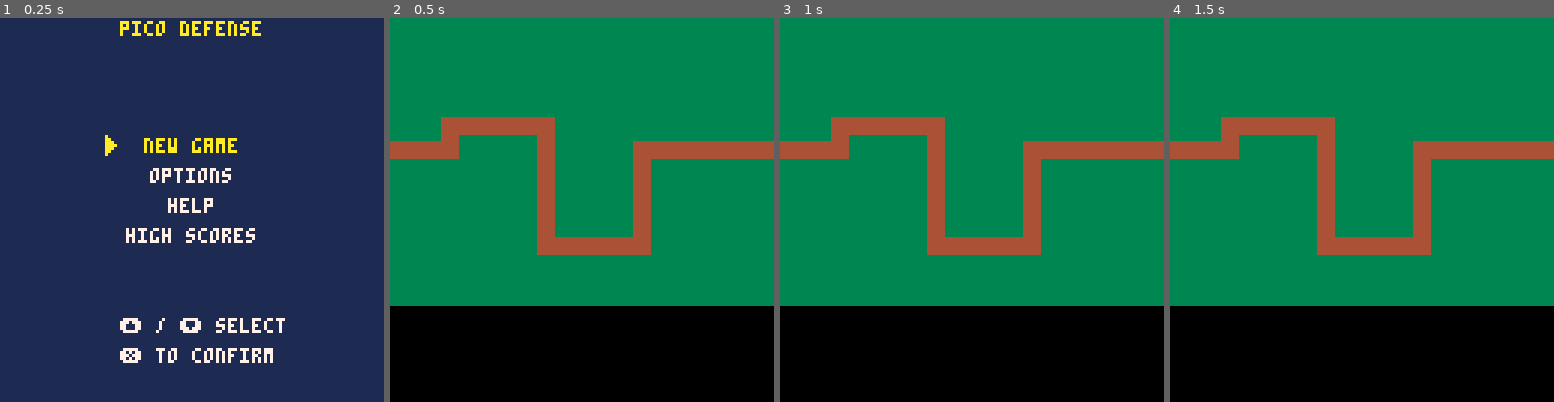
Above: before the commit, frames 1-4 (left to right).
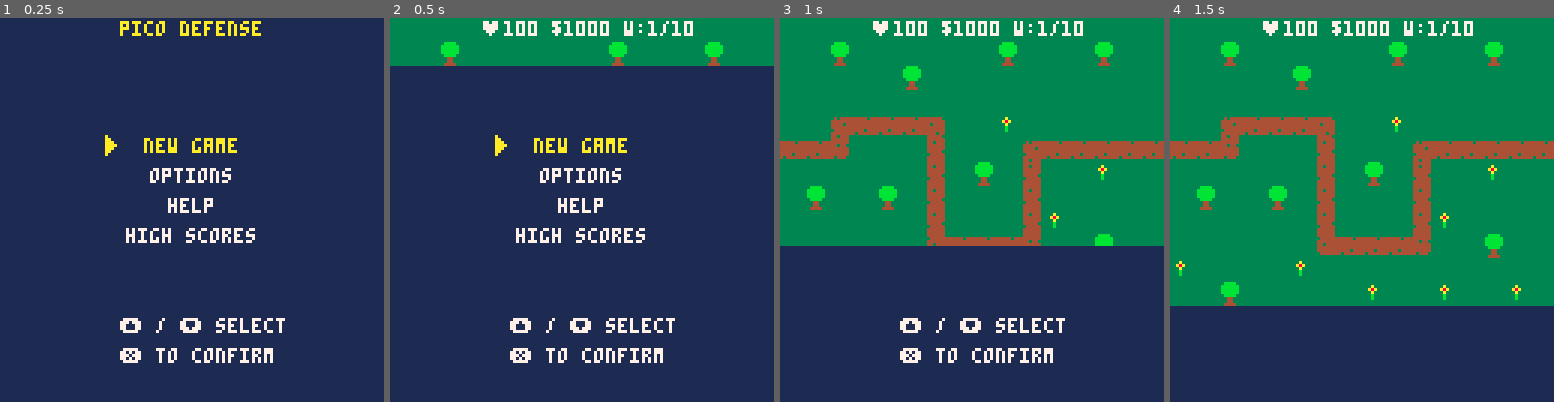
Above: after the commit, the same moments.

Repository: WideArchShark/picodefense
Game: PICO-8 cartridge pico_defense.p8
The game is run twice, just before and just after one commit, with the same random seed, the same clock (stepped at 60 frames per second) and the same inputs.
Inputs:
- Up to frame 1 (0.25 s): no input
- Up to frame 2 (0.5 s): tap X (X key) at 0.33 s
- Up to frame 3 (1 s): no input
- Up to frame 4 (1.5 s): tap X (X key) at 1.07 s

Frame 1 is identical in both runs. In frame 2, 89% of the frame differs, in the area x 0-100%, y 0-100%; in frame 3, 44%; in frame 4, 29%.

Commit message:
Added state transition

Diff:
--- a/pico_defense.p8
+++ b/pico_defense.p8
@@ -18,13 +18,6 @@
 
 function _draw()
 	cdraw()
-end
-
-function change_state(ninit,nupdate,ndraw)
-	cinit = ninit
-	cupdate = nupdate
-	cdraw = ndraw
-	cinit()
 end
 -->8
 -- main menu
@@ -49,15 +42,22 @@
 		tcol = 2
 	end
 
+	if (transitioning) then
+		return
+	end
+
 	if(btnp(⬇️)) then
+		sfx(0)
 		item_selected += 1
 	elseif(btnp(⬆️)) then
+		sfx(0)
 		item_selected -= 1
 	end
 
 	item_selected = mid(1, item_selected, #menu_items)
 
 	if(btnp(❎)) then
+		sfx(1)
 		if(item_selected == 1) then
 			change_state(init_game,update_game,draw_game)
 		end
@@ -65,7 +65,7 @@
 end
 
 function draw_menu()
-	cls(1)
+	tcls(1)
 	centre_text("pico defense",1,tcol)
 
 
@@ -94,8 +94,64 @@
 end
 
 function draw_game()
-	cls()
+	tcls(1)
 	map(0,0,0,0,16,12)
+	centre_text("♥100 $1000 w:1/10",1,7)
+end
+-->8
+-- transition state
+
+function transition_init()
+	transitioning = true
+	clipy = 0
+end
+
+function transition_update()
+	-- warning: make sure the update
+	-- states in the two states are
+	-- not running 'transition_states'
+	-- if 'transitioning == true'
+	aupdate()
+	nupdate()
+	clipy += 4
+	if (clipy > 128) end_transition()
+end
+
+function end_transition()
+		cinit = ninit
+		cupdate = nupdate
+		cdraw = ndraw
+		clip()
+		transitioning = false
+end
+
+function transition_draw()
+ cls()
+	ndraw()
+	clip(0, clipy, 128, 128)
+	adraw()
+end
+
+
+function change_state(ninit1, nupdate1, ndraw1)
+	ainit = cinit
+	aupdate = cupdate
+	adraw = cdraw
+
+	ninit = ninit1
+	nupdate = nupdate1
+	ndraw = ndraw1
+
+	cinit = transition_init
+	cupdate = transition_update
+	cdraw = transition_draw
+
+	cinit()
+	ninit()
+end
+
+function tcls(col)
+	rectfill(0, 0, 128, 128, col)
 end
 __gfx__
 00000000a00000000000000000000000000000000000000000000000000000000000000000000000000000000000000000000000000000000000000000000000
@@ -107,23 +163,34 @@
 00000000a00000000000000000000000000000000000000000000000000000000000000000000000000000000000000000000000000000000000000000000000
 00000000000000000000000000000000000000000000000000000000000000000000000000000000000000000000000000000000000000000000000000000000
 33333333333333333444444334444443344444433333333333333333000000000000000000000000000000000000000000000000000000000000000000000000
-33333333444444443444444334444444444444433444444444444443000000000000000000000000000000000000000000000000000000000000000000000000
-33333333444444443444444334444444444444433444444444444443000000000000000000000000000000000000000000000000000000000000000000000000
-33333333444444443444444334444444444444433444444444444443000000000000000000000000000000000000000000000000000000000000000000000000
-33333333444444443444444334444444444444433444444444444443000000000000000000000000000000000000000000000000000000000000000000000000
-33333333444444443444444334444444444444433444444444444443000000000000000000000000000000000000000000000000000000000000000000000000
-33333333444444443444444334444444444444433444444444444443000000000000000000000000000000000000000000000000000000000000000000000000
-33333333333333333444444333333333333333333444444334444443000000000000000000000000000000000000000000000000000000000000000000000000
+33333333444443443443444333444444444444433343444444444433000000000000000000000000000000000000000000000000000000000000000000000000
+33333333444444443444444334444444444344333444444444444443000000000000000000000000000000000000000000000000000000000000000000000000
+33333333444444443444444334434444444444433444434444344443000000000000000000000000000000000000000000000000000000000000000000000000
+33333333444444443444443334444444444444433444444444444443000000000000000000000000000000000000000000000000000000000000000000000000
+33333333444434443344444334444444444444433344444444444443000000000000000000000000000000000000000000000000000000000000000000000000
+33333333434444443444444333444444443444333444444444443443000000000000000000000000000000000000000000000000000000000000000000000000
+33333333333333333444444333333333333333333443444334444433000000000000000000000000000000000000000000000000000000000000000000000000
+33bbbb33333333330000000000000000000000000000000000000000000000000000000000000000000000000000000000000000000000000000000000000000
+3bbbbbb3333a33330000000000000000000000000000000000000000000000000000000000000000000000000000000000000000000000000000000000000000
+3bbbbbb333a8a3330000000000000000000000000000000000000000000000000000000000000000000000000000000000000000000000000000000000000000
+3bbbbbb3333a33330000000000000000000000000000000000000000000000000000000000000000000000000000000000000000000000000000000000000000
+33bbbb33333b33330000000000000000000000000000000000000000000000000000000000000000000000000000000000000000000000000000000000000000
+33344333333b33330000000000000000000000000000000000000000000000000000000000000000000000000000000000000000000000000000000000000000
+33344333333333330000000000000000000000000000000000000000000000000000000000000000000000000000000000000000000000000000000000000000
+33444433333333330000000000000000000000000000000000000000000000000000000000000000000000000000000000000000000000000000000000000000
 __map__
 1010101010101010101010101010101000000000000000000000000000000000000000000000000000000000000000000000000000000000000000000000000000000000000000000000000000000000000000000000000000000000000000000000000000000000000000000000000000000000000000000000000000000000
+1010201010101010102010101020101000000000000000000000000000000000000000000000000000000000000000000000000000000000000000000000000000000000000000000000000000000000000000000000000000000000000000000000000000000000000000000000000000000000000000000000000000000000
+1010101010201010101010101010101000000000000000000000000000000000000000000000000000000000000000000000000000000000000000000000000000000000000000000000000000000000000000000000000000000000000000000000000000000000000000000000000000000000000000000000000000000000
 1010101010101010101010101010101000000000000000000000000000000000000000000000000000000000000000000000000000000000000000000000000000000000000000000000000000000000000000000000000000000000000000000000000000000000000000000000000000000000000000000000000000000000
-1010101010101010101010101010101000000000000000000000000000000000000000000000000000000000000000000000000000000000000000000000000000000000000000000000000000000000000000000000000000000000000000000000000000000000000000000000000000000000000000000000000000000000
-1010101010101010101010101010101000000000000000000000000000000000000000000000000000000000000000000000000000000000000000000000000000000000000000000000000000000000000000000000000000000000000000000000000000000000000000000000000000000000000000000000000000000000
-1010151111111610101010101010101000000000000000000000000000000000000000000000000000000000000000000000000000000000000000000000000000000000000000000000000000000000000000000000000000000000000000000000000000000000000000000000000000000000000000000000000000000000
+1010151111111610102110101010101000000000000000000000000000000000000000000000000000000000000000000000000000000000000000000000000000000000000000000000000000000000000000000000000000000000000000000000000000000000000000000000000000000000000000000000000000000000
 1111141010101210101015111111111100000000000000000000000000000000000000000000000000000000000000000000000000000000000000000000000000000000000000000000000000000000000000000000000000000000000000000000000000000000000000000000000000000000000000000000000000000000
-1010101010101210101012101010101000000000000000000000000000000000000000000000000000000000000000000000000000000000000000000000000000000000000000000000000000000000000000000000000000000000000000000000000000000000000000000000000000000000000000000000000000000000
-1010101010101210101012101010101000000000000000000000000000000000000000000000000000000000000000000000000000000000000000000000000000000000000000000000000000000000000000000000000000000000000000000000000000000000000000000000000000000000000000000000000000000000
-1010101010101210101012101010101000000000000000000000000000000000000000000000000000000000000000000000000000000000000000000000000000000000000000000000000000000000000000000000000000000000000000000000000000000000000000000000000000000000000000000000000000000000
-1010101010101311111114101010101000000000000000000000000000000000000000000000000000000000000000000000000000000000000000000000000000000000000000000000000000000000000000000000000000000000000000000000000000000000000000000000000000000000000000000000000000000000
-1010101010101010101010101010101000000000000000000000000000000000000000000000000000000000000000000000000000000000000000000000000000000000000000000000000000000000000000000000000000000000000000000000000000000000000000000000000000000000000000000000000000000000
-1010101010101010101010101010101000000000000000000000000000000000000000000000000000000000000000000000000000000000000000000000000000000000000000000000000000000000000000000000000000000000000000000000000000000000000000000000000000000000000000000000000000000000
+1010101010101210201012101021101000000000000000000000000000000000000000000000000000000000000000000000000000000000000000000000000000000000000000000000000000000000000000000000000000000000000000000000000000000000000000000000000000000000000000000000000000000000
+1020101020101210101012101010101000000000000000000000000000000000000000000000000000000000000000000000000000000000000000000000000000000000000000000000000000000000000000000000000000000000000000000000000000000000000000000000000000000000000000000000000000000000
+1010101010101210101012211010101000000000000000000000000000000000000000000000000000000000000000000000000000000000000000000000000000000000000000000000000000000000000000000000000000000000000000000000000000000000000000000000000000000000000000000000000000000000
+1010101010101311111114101020101000000000000000000000000000000000000000000000000000000000000000000000000000000000000000000000000000000000000000000000000000000000000000000000000000000000000000000000000000000000000000000000000000000000000000000000000000000000
+2110101010211010101010101010101000000000000000000000000000000000000000000000000000000000000000000000000000000000000000000000000000000000000000000000000000000000000000000000000000000000000000000000000000000000000000000000000000000000000000000000000000000000
+1010201010101010211010211010211000000000000000000000000000000000000000000000000000000000000000000000000000000000000000000000000000000000000000000000000000000000000000000000000000000000000000000000000000000000000000000000000000000000000000000000000000000000
+
+
+
Not shown, changed: the sound effects (__sfx__) section of pico_defense.p8
